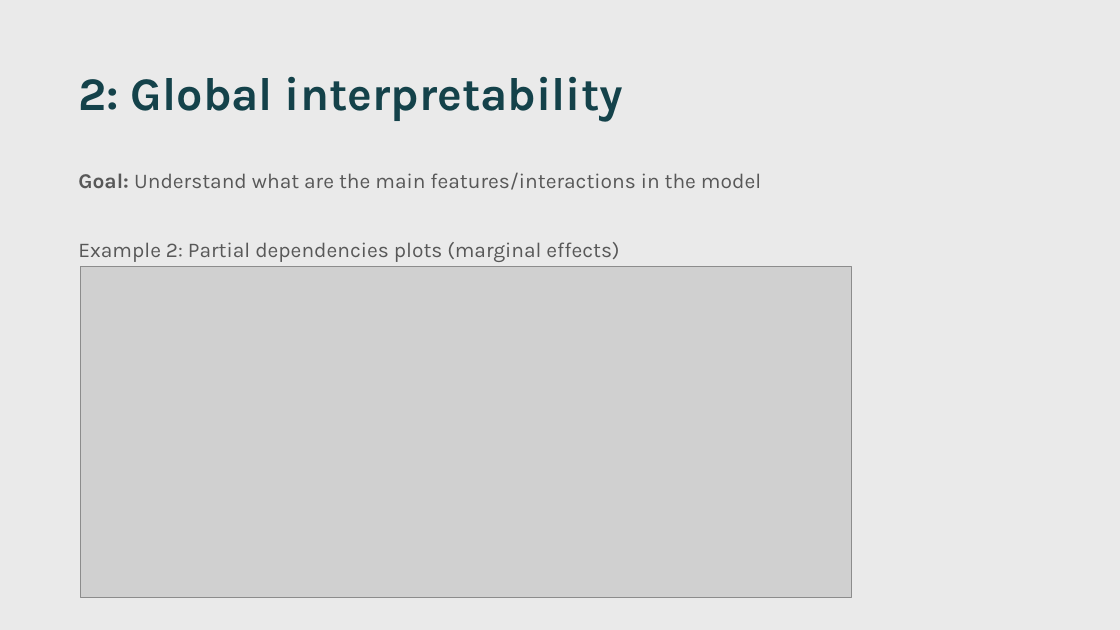
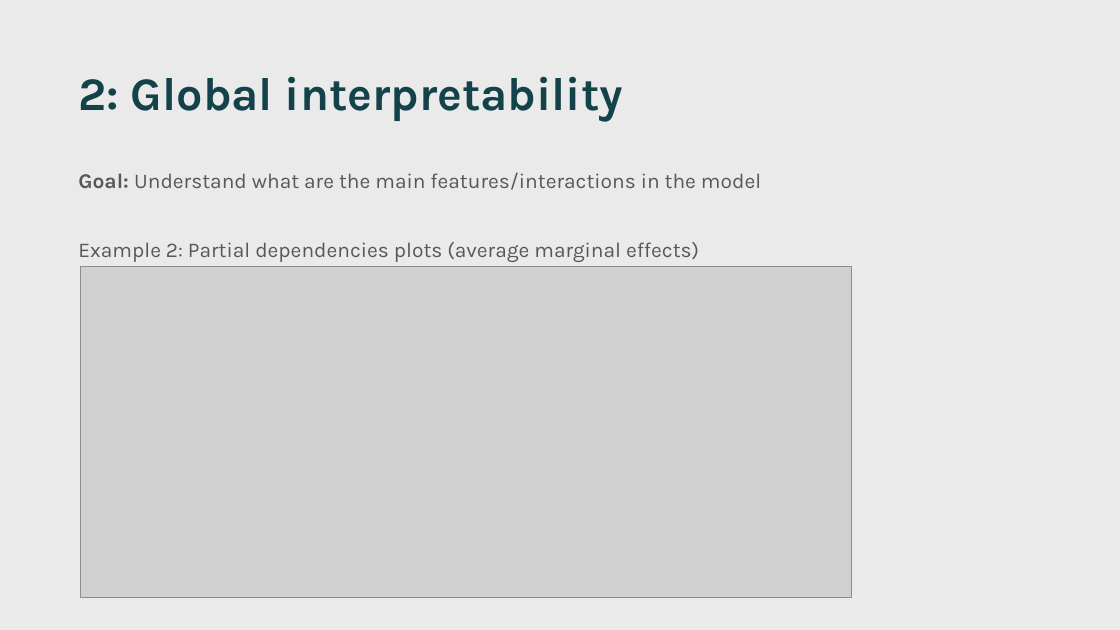
Before and after one commit to jgarciab/ml_julius, a slide deck: slide 16 of Slides/talk.pptx. Drawn at 1120x630 pixels with LibreOffice and Linux fonts; fonts in the diff are those of the drawing; grey boxes stand for pictures. Boxes give left, top, right and bottom in pixels: in the first picture for what was removed or moved away, otherwise in the second. Text is boxed around its words. In the diff, an @@ line names an element or a change of style, - is before the commit and + after.

```diff
--- a/Slides/talk.pptx
+++ b/Slides/talk.pptx
@@ text at (78, 242, 699, 262): text changed @@
-Example 2: Partial dependencies plots (marginal effects)
+Example 2: Partial dependencies plots (average marginal effects)
```
Also in this commit, not shown: 7 other slides changed, 2 other files.
